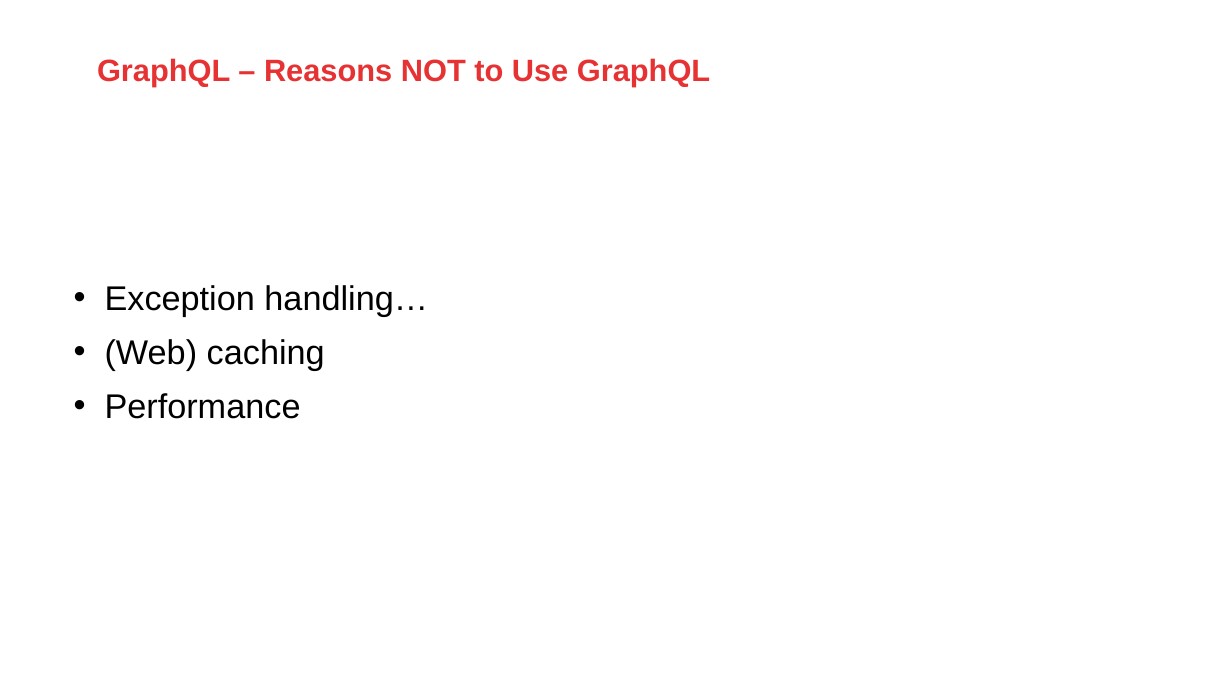
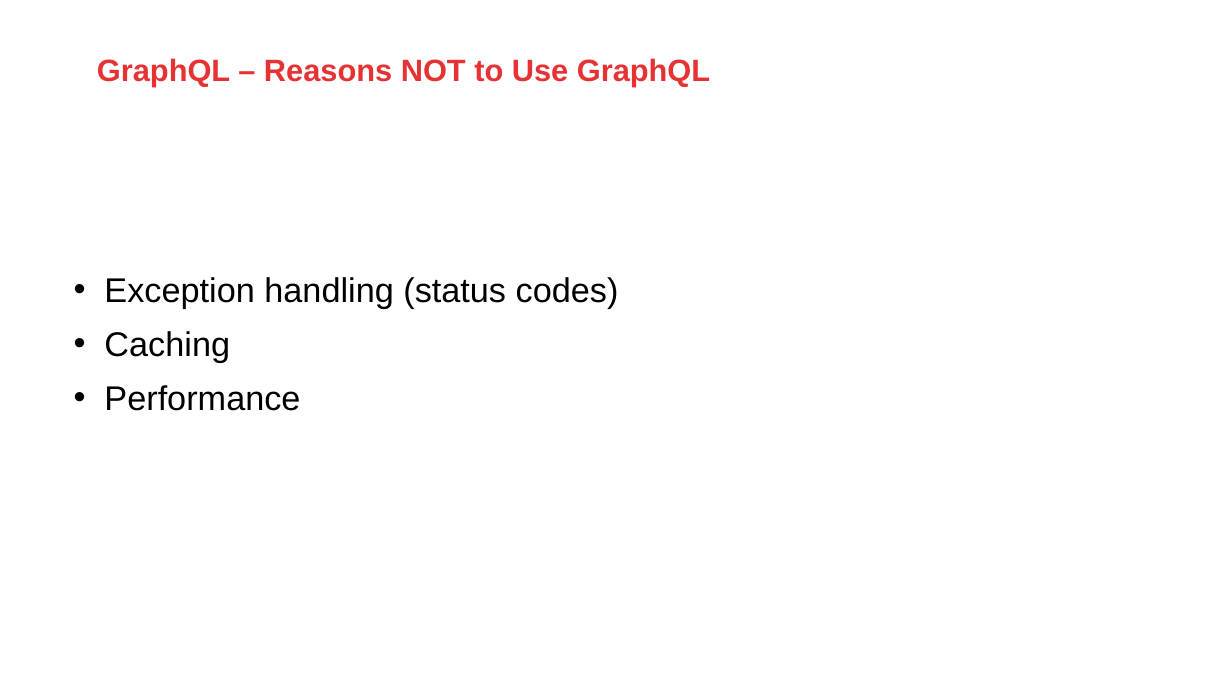
Before and after one commit to AMIS-Services/sig-graphql, a slide deck: slide 14 of slides/graphq-slides.pptx (slide 13 before the commit). Drawn at 1232x693 pixels with LibreOffice and Linux fonts; fonts in the diff are those of the drawing; background and template pictures are left out. Boxes give left, top, right and bottom in pixels: in the first picture for what was removed or moved away, otherwise in the second. Text is boxed around its words. In the diff, an @@ line names an element or a change of style, - is before the commit and + after.

```diff
--- a/slides/graphq-slides.pptx
+++ b/slides/graphq-slides.pptx
@@ text at <box>104,277,619,362</box>: text changed @@
-• Exception handling…
-• (Web) caching
+• Exception handling (status codes)
+• Caching
```
Also in this commit, not shown: 6 other slides changed, 6 slides added, 3 slides removed, 1 other file.
